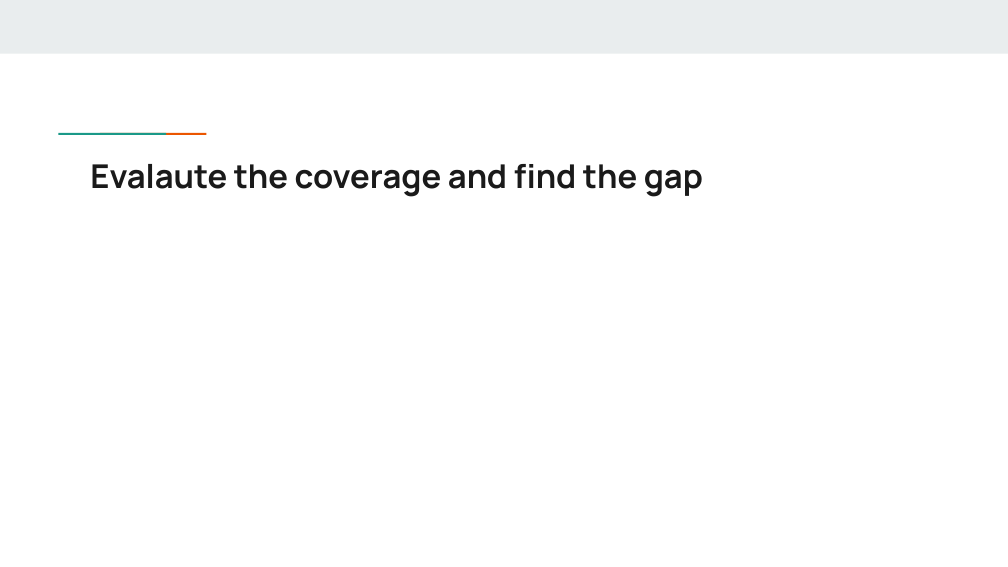
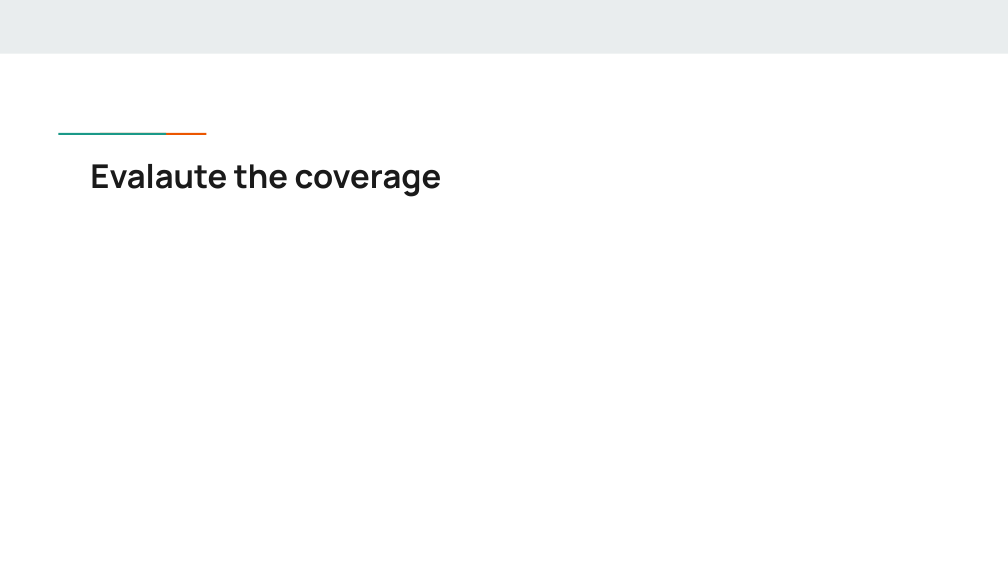
Before and after one commit to Health-RI/health-ri-metadata, a slide deck: slide 18 of Presentations/HRI_Metadata_Schema_ImagingGroup_KickOff (1).pptx (slide 19 before the commit). Drawn at 1008x567 pixels with LibreOffice and Linux fonts; fonts in the diff are those of the drawing. Boxes give left, top, right and bottom in pixels: in the first picture for what was removed or moved away, otherwise in the second. Text is boxed around its words. In the diff, an @@ line names an element or a change of style, - is before the commit and + after.

```diff
--- a/Presentations/HRI_Metadata_Schema_ImagingGroup_KickOff (1).pptx
+++ b/Presentations/HRI_Metadata_Schema_ImagingGroup_KickOff (1).pptx
@@ title at (90, 164, 442, 197): text changed @@
-Evalaute the coverage and find the gap
+Evalaute the coverage
```
Also in this commit, not shown: 10 other slides changed, 1 slide removed, 1 other file.
